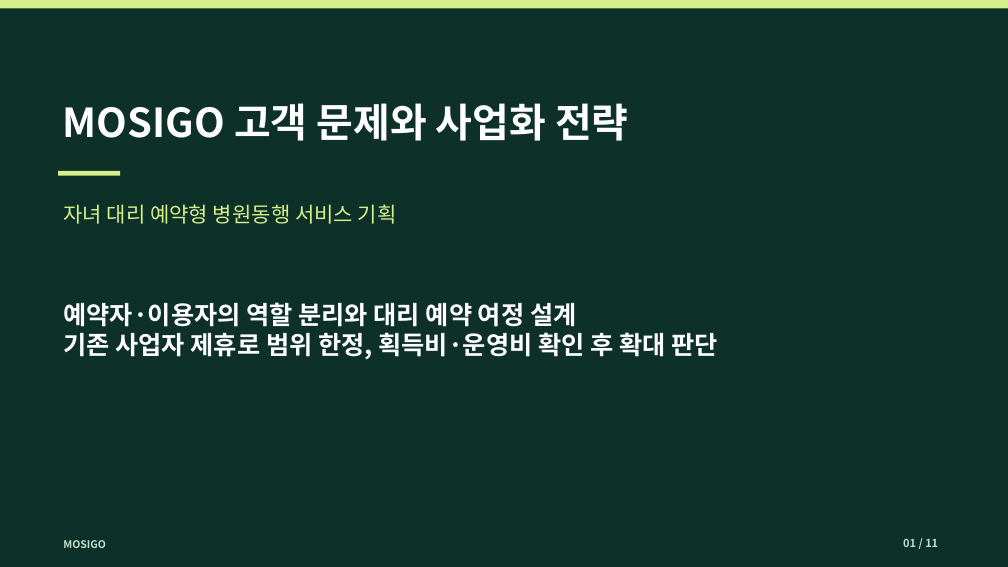
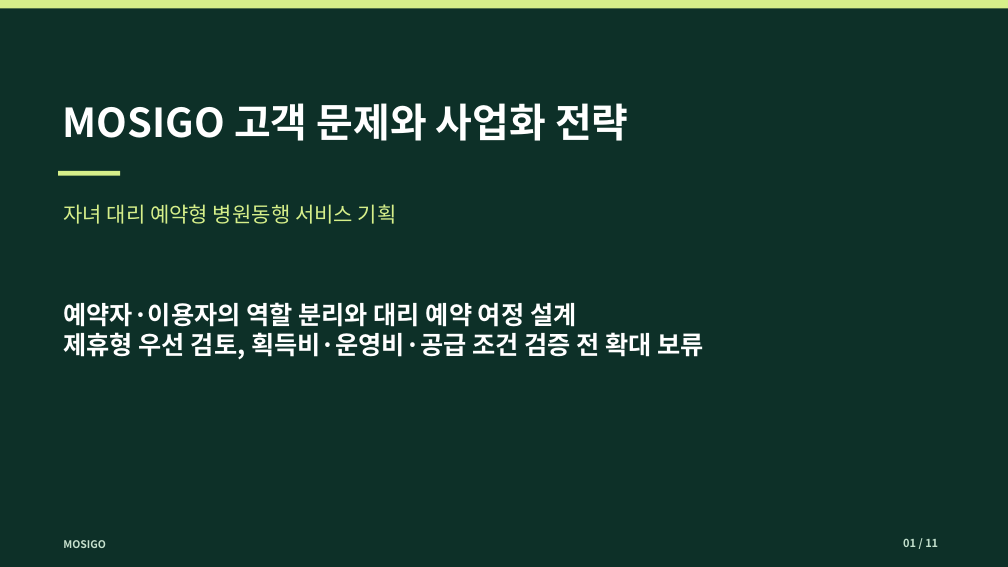
Before and after one commit to dohyunkimmm/mosigo-case-study, a slide deck: slide 1 of downloads/mosigo_report.pptx. Drawn at 1008x567 pixels with LibreOffice and Linux fonts; fonts in the diff are those of the drawing. Boxes give left, top, right and bottom in pixels: in the first picture for what was removed or moved away, otherwise in the second. Text is boxed around its words. In the diff, an @@ line names an element or a change of style, - is before the commit and + after.

```diff
--- a/downloads/mosigo_report.pptx
+++ b/downloads/mosigo_report.pptx
@@ text at box(63, 332, 703, 360): text changed @@
-기존 사업자 제휴로 범위 한정, 획득비·운영비 확인 후 확대 판단
+제휴형 우선 검토, 획득비·운영비·공급 조건 검증 전 확대 보류
```
Also in this commit, not shown: 1 other slide changed, 5 other files.
